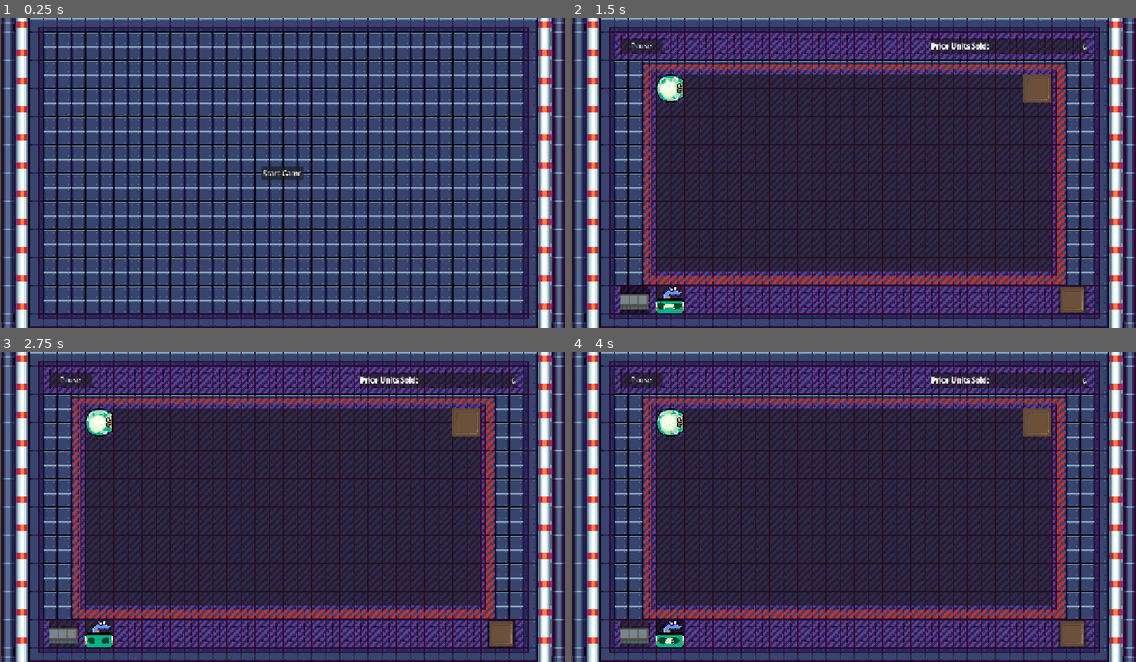
Above: before the commit, frames 1-4 (two rows, left to right).
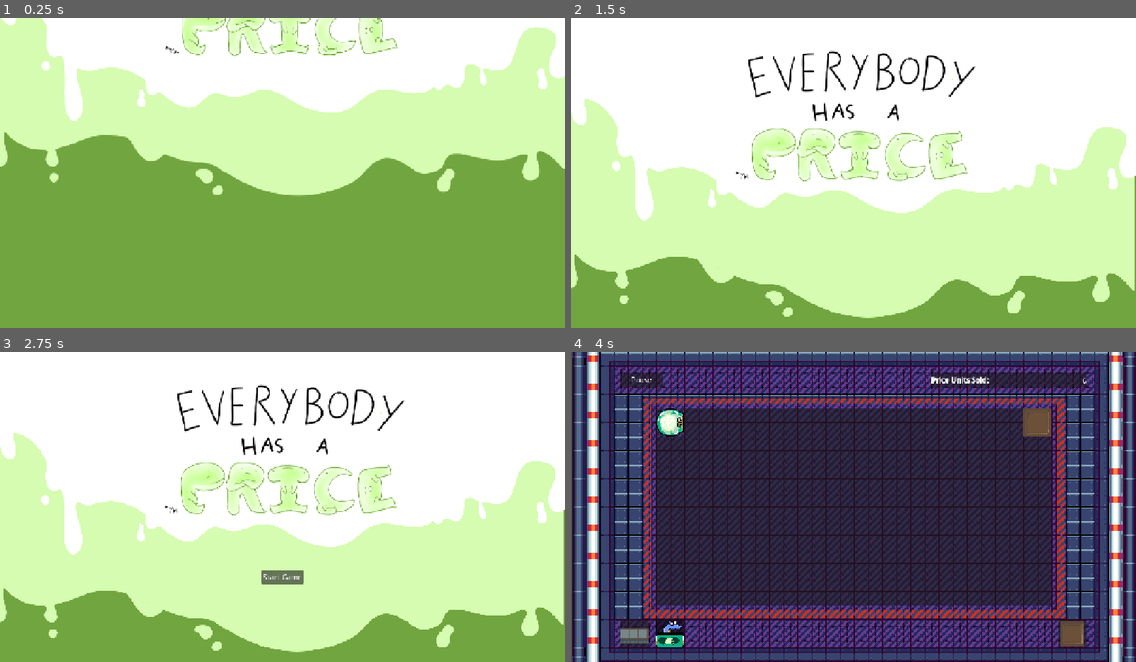
Above: after the commit, the same moments.

Repository: SemaLuna/everybodys-got-a-price
Game: Godot game, scene res://main.tscn
The game is run twice, just before and just after one commit, with the same random seed, the same clock (stepped at 60 frames per second) and the same inputs.
Inputs (mouse positions are in pixels of both pictures, inside the frame that each line leads up to):
- Up to frame 1 (0.25 s): no input
- Up to frame 2 (1.5 s): click (853, 173) at 0.5 s, where only the run before the commit has a clickable "Start Game"; click (633, 300) at 1.27 s
- Up to frame 3 (2.75 s): click (502, 634) at 2.02 s
- Up to frame 4 (4 s): click (853, 578) at 2.75 s, where only the run after the commit has a clickable "Start Game"; click (672, 634) at 3.5 s

The runs differ from the first frame. In frame 1, 100% of the frame differs, in the area x 0-100%, y 0-100%; in frame 2, 99%; in frame 3, 99%; in frame 4, nothing differs.

Commit message:
intro cutscene

Diff:
--- a/main.gd
+++ b/main.gd
@@ -25,9 +25,10 @@
 	is_game_paused = false
 	price_units_sold = 0
 	show_ui($MainMenu)
+
 	$PlanningPhase.hide()
 	var menu = $MainMenu
-	menu.custom_function()
+	menu.reset_main_menu()
 
 func start_game() -> void:
 	is_game_started = true
--- a/ui/main_menu.gd
+++ b/ui/main_menu.gd
@@ -1,17 +1,19 @@
 extends CanvasLayer
 
+@onready var animatedIntro = $AnimatedSprite2D
+@onready var startButton = $StartGame
+@onready var timer = $Timer
 signal start_game
-
-# Called when the node enters the scene tree for the first time.
-func _ready() -> void:
-	pass # Replace with function body.
-
-# Called every frame. 'delta' is the elapsed time since the previous frame.
-func _process(delta: float) -> void:
-	pass
-
-func custom_function() -> void:
-	pass
 
 func _on_start_game_pressed() -> void:
 	start_game.emit()
+
+func _on_timer_timeout() -> void:
+	startButton.visible = true
+	startButton.disabled = false
+
+func reset_main_menu():
+	startButton.visible = false
+	startButton.disabled = true
+	animatedIntro.play("default")
+	timer.start()
--- a/ui/main_menu.tscn
+++ b/ui/main_menu.tscn
@@ -1,6 +1,372 @@
 [gd_scene format=3 uid="uid://csd31gpptv3ct"]
 
 [ext_resource type="Script" uid="uid://c1pni7k8o6pt" path="res://ui/main_menu.gd" id="1_t7e0r"]
+[ext_resource type="Texture2D" uid="uid://m4cslk476ehv" path="res://assets/custom/screens/spritesheet.png" id="2_0dkrt"]
+
+[sub_resource type="AtlasTexture" id="AtlasTexture_wk0pr"]
+atlas = ExtResource("2_0dkrt")
+region = Rect2(0, 0, 1280, 720)
+
+[sub_resource type="AtlasTexture" id="AtlasTexture_rmr83"]
+atlas = ExtResource("2_0dkrt")
+region = Rect2(1280, 0, 1280, 720)
+
+[sub_resource type="AtlasTexture" id="AtlasTexture_8uxxo"]
+atlas = ExtResource("2_0dkrt")
+region = Rect2(2560, 0, 1280, 720)
+
+[sub_resource type="AtlasTexture" id="AtlasTexture_ei257"]
+atlas = ExtResource("2_0dkrt")
+region = Rect2(3840, 0, 1280, 720)
+
+[sub_resource type="AtlasTexture" id="AtlasTexture_p8ri8"]
+atlas = ExtResource("2_0dkrt")
+region = Rect2(5120, 0, 1280, 720)
+
+[sub_resource type="AtlasTexture" id="AtlasTexture_ubpvv"]
+atlas = ExtResource("2_0dkrt")
+region = Rect2(0, 720, 1280, 720)
+
+[sub_resource type="AtlasTexture" id="AtlasTexture_arv2f"]
+atlas = ExtResource("2_0dkrt")
+region = Rect2(1280, 720, 1280, 720)
+
+[sub_resource type="AtlasTexture" id="AtlasTexture_5klac"]
+atlas = ExtResource("2_0dkrt")
+region = Rect2(2560, 720, 1280, 720)
+
+[sub_resource type="AtlasTexture" id="AtlasTexture_lsdqh"]
+atlas = ExtResource("2_0dkrt")
+region = Rect2(3840, 720, 1280, 720)
+
+[sub_resource type="AtlasTexture" id="AtlasTexture_jiymt"]
+atlas = ExtResource("2_0dkrt")
+region = Rect2(5120, 720, 1280, 720)
+
+[sub_resource type="AtlasTexture" id="AtlasTexture_bgtsx"]
+atlas = ExtResource("2_0dkrt")
+region = Rect2(0, 1440, 1280, 720)
+
+[sub_resource type="AtlasTexture" id="AtlasTexture_kaxbk"]
+atlas = ExtResource("2_0dkrt")
+region = Rect2(1280, 1440, 1280, 720)
+
+[sub_resource type="AtlasTexture" id="AtlasTexture_0nobx"]
+atlas = ExtResource("2_0dkrt")
+region = Rect2(2560, 1440, 1280, 720)
+
+[sub_resource type="AtlasTexture" id="AtlasTexture_iyrh0"]
+atlas = ExtResource("2_0dkrt")
+region = Rect2(3840, 1440, 1280, 720)
+
+[sub_resource type="AtlasTexture" id="AtlasTexture_8jgmr"]
+atlas = ExtResource("2_0dkrt")
+region = Rect2(5120, 1440, 1280, 720)
+
+[sub_resource type="AtlasTexture" id="AtlasTexture_q75kt"]
+atlas = ExtResource("2_0dkrt")
+region = Rect2(0, 2160, 1280, 720)
+
+[sub_resource type="AtlasTexture" id="AtlasTexture_0i0gl"]
+atlas = ExtResource("2_0dkrt")
+region = Rect2(1280, 2160, 1280, 720)
+
+[sub_resource type="AtlasTexture" id="AtlasTexture_jqly5"]
+atlas = ExtResource("2_0dkrt")
+region = Rect2(2560, 2160, 1280, 720)
+
+[sub_resource type="AtlasTexture" id="AtlasTexture_pbm0j"]
+atlas = ExtResource("2_0dkrt")
+region = Rect2(3840, 2160, 1280, 720)
+
+[sub_resource type="AtlasTexture" id="AtlasTexture_sb7pk"]
+atlas = ExtResource("2_0dkrt")
+region = Rect2(5120, 2160, 1280, 720)
+
+[sub_resource type="AtlasTexture" id="AtlasTexture_s1050"]
+atlas = ExtResource("2_0dkrt")
+region = Rect2(0, 2880, 1280, 720)
+
+[sub_resource type="AtlasTexture" id="AtlasTexture_i5ydv"]
+atlas = ExtResource("2_0dkrt")
+region = Rect2(1280, 2880, 1280, 720)
+
+[sub_resource type="AtlasTexture" id="AtlasTexture_racxt"]
+atlas = ExtResource("2_0dkrt")
+region = Rect2(2560, 2880, 1280, 720)
+
+[sub_resource type="AtlasTexture" id="AtlasTexture_dooca"]
+atlas = ExtResource("2_0dkrt")
+region = Rect2(3840, 2880, 1280, 720)
+
+[sub_resource type="AtlasTexture" id="AtlasTexture_rqnt3"]
+atlas = ExtResource("2_0dkrt")
+region = Rect2(5120, 2880, 1280, 720)
+
+[sub_resource type="AtlasTexture" id="AtlasTexture_dbfs1"]
+atlas = ExtResource("2_0dkrt")
+region = Rect2(0, 3600, 1280, 720)
+
+[sub_resource type="AtlasTexture" id="AtlasTexture_mxs5a"]
+atlas = ExtResource("2_0dkrt")
+region = Rect2(1280, 3600, 1280, 720)
+
+[sub_resource type="AtlasTexture" id="AtlasTexture_0c1wp"]
+atlas = ExtResource("2_0dkrt")
+region = Rect2(2560, 3600, 1280, 720)
+
+[sub_resource type="AtlasTexture" id="AtlasTexture_l4cq4"]
+atlas = ExtResource("2_0dkrt")
+region = Rect2(3840, 3600, 1280, 720)
+
+[sub_resource type="AtlasTexture" id="AtlasTexture_n8kak"]
+atlas = ExtResource("2_0dkrt")
+region = Rect2(5120, 3600, 1280, 720)
+
+[sub_resource type="AtlasTexture" id="AtlasTexture_nohsj"]
+atlas = ExtResource("2_0dkrt")
+region = Rect2(0, 4320, 1280, 720)
+
+[sub_resource type="AtlasTexture" id="AtlasTexture_7mcg4"]
+atlas = ExtResource("2_0dkrt")
+region = Rect2(1280, 4320, 1280, 720)
+
+[sub_resource type="AtlasTexture" id="AtlasTexture_10sdn"]
+atlas = ExtResource("2_0dkrt")
+region = Rect2(2560, 4320, 1280, 720)
+
+[sub_resource type="AtlasTexture" id="AtlasTexture_yaf6j"]
+atlas = ExtResource("2_0dkrt")
+region = Rect2(3840, 4320, 1280, 720)
+
+[sub_resource type="AtlasTexture" id="AtlasTexture_wj15g"]
+atlas = ExtResource("2_0dkrt")
+region = Rect2(5120, 4320, 1280, 720)
+
+[sub_resource type="AtlasTexture" id="AtlasTexture_e8e8i"]
+atlas = ExtResource("2_0dkrt")
+region = Rect2(0, 5040, 1280, 720)
+
+[sub_resource type="AtlasTexture" id="AtlasTexture_cqdjn"]
+atlas = ExtResource("2_0dkrt")
+region = Rect2(1280, 5040, 1280, 720)
+
+[sub_resource type="AtlasTexture" id="AtlasTexture_xn8ny"]
+atlas = ExtResource("2_0dkrt")
+region = Rect2(2560, 5040, 1280, 720)
+
+[sub_resource type="AtlasTexture" id="AtlasTexture_7uao1"]
+atlas = ExtResource("2_0dkrt")
+region = Rect2(3840, 5040, 1280, 720)
+
+[sub_resource type="AtlasTexture" id="AtlasTexture_wnksh"]
+atlas = ExtResource("2_0dkrt")
+region = Rect2(5120, 5040, 1280, 720)
+
+[sub_resource type="AtlasTexture" id="AtlasTexture_aklg3"]
+atlas = ExtResource("2_0dkrt")
+region = Rect2(0, 5760, 1280, 720)
+
+[sub_resource type="AtlasTexture" id="AtlasTexture_mvkdo"]
+atlas = ExtResource("2_0dkrt")
+region = Rect2(1280, 5760, 1280, 720)
+
+[sub_resource type="AtlasTexture" id="AtlasTexture_8qegi"]
+atlas = ExtResource("2_0dkrt")
+region = Rect2(2560, 5760, 1280, 720)
+
+[sub_resource type="AtlasTexture" id="AtlasTexture_fv4oi"]
+atlas = ExtResource("2_0dkrt")
+region = Rect2(3840, 5760, 1280, 720)
+
+[sub_resource type="AtlasTexture" id="AtlasTexture_ekvbc"]
+atlas = ExtResource("2_0dkrt")
+region = Rect2(5120, 5760, 1280, 720)
+
+[sub_resource type="AtlasTexture" id="AtlasTexture_r51iq"]
+atlas = ExtResource("2_0dkrt")
+region = Rect2(0, 6480, 1280, 720)
+
+[sub_resource type="AtlasTexture" id="AtlasTexture_mrpjb"]
+atlas = ExtResource("2_0dkrt")
+region = Rect2(1280, 6480, 1280, 720)
+
+[sub_resource type="AtlasTexture" id="AtlasTexture_b0j0c"]
+atlas = ExtResource("2_0dkrt")
+region = Rect2(2560, 6480, 1280, 720)
+
+[sub_resource type="AtlasTexture" id="AtlasTexture_02cp7"]
+atlas = ExtResource("2_0dkrt")
+region = Rect2(3840, 6480, 1280, 720)
+
+[sub_resource type="AtlasTexture" id="AtlasTexture_1o4u6"]
+atlas = ExtResource("2_0dkrt")
+region = Rect2(5120, 6480, 1280, 720)
+
+[sub_resource type="AtlasTexture" id="AtlasTexture_loryx"]
+atlas = ExtResource("2_0dkrt")
+region = Rect2(0, 7200, 1280, 720)
+
+[sub_resource type="SpriteFrames" id="SpriteFrames_o1sgd"]
+animations = [{
+"frames": [{
+"duration": 1.0,
+"texture": SubResource("AtlasTexture_wk0pr")
+}, {
+"duration": 1.0,
+"texture": SubResource("AtlasTexture_rmr83")
+}, {
+"duration": 1.0,
+"texture": SubResource("AtlasTexture_8uxxo")
+}, {
+"duration": 1.0,
+"texture": SubResource("AtlasTexture_ei257")
+}, {
+"duration": 1.0,
+"texture": SubResource("AtlasTexture_p8ri8")
+}, {
+"duration": 1.0,
+"texture": SubResource("AtlasTexture_ubpvv")
+}, {
+"duration": 1.0,
+"texture": SubResource("AtlasTexture_arv2f")
+}, {
+"duration": 1.0,
+"texture": SubResource("AtlasTexture_5klac")
+}, {
+"duration": 1.0,
+"texture": SubResource("AtlasTexture_lsdqh")
+}, {
+"duration": 1.0,
+"texture": SubResource("AtlasTexture_jiymt")
+}, {
+"duration": 1.0,
+"texture": SubResource("AtlasTexture_bgtsx")
+}, {
+"duration": 1.0,
+"texture": SubResource("AtlasTexture_kaxbk")
+}, {
+"duration": 1.0,
+"texture": SubResource("AtlasTexture_0nobx")
+}, {
+"duration": 1.0,
+"texture": SubResource("AtlasTexture_iyrh0")
+}, {
+"duration": 1.0,
+"texture": SubResource("AtlasTexture_8jgmr")
+}, {
+"duration": 1.0,
+"texture": SubResource("AtlasTexture_q75kt")
+}, {
+"duration": 1.0,
+"texture": SubResource("AtlasTexture_0i0gl")
+}, {
+"duration": 1.0,
+"texture": SubResource("AtlasTexture_jqly5")
+}, {
+"duration": 1.0,
+"texture": SubResource("AtlasTexture_pbm0j")
+}, {
+"duration": 1.0,
+"texture": SubResource("AtlasTexture_sb7pk")
+}, {
+"duration": 1.0,
+"texture": SubResource("AtlasTexture_s1050")
+}, {
+"duration": 1.0,
+"texture": SubResource("AtlasTexture_i5ydv")
+}, {
+"duration": 1.0,
+"texture": SubResource("AtlasTexture_racxt")
+}, {
+"duration": 1.0,
+"texture": SubResource("AtlasTexture_dooca")
+}, {
+"duration": 1.0,
+"texture": SubResource("AtlasTexture_rqnt3")
+}, {
+"duration": 1.0,
+"texture": SubResource("AtlasTexture_dbfs1")
+}, {
+"duration": 1.0,
+"texture": SubResource("AtlasTexture_mxs5a")
+}, {
+"duration": 1.0,
+"texture": SubResource("AtlasTexture_0c1wp")
+}, {
+"duration": 1.0,
+"texture": SubResource("AtlasTexture_l4cq4")
+}, {
+"duration": 1.0,
+"texture": SubResource("AtlasTexture_n8kak")
+}, {
+"duration": 1.0,
+"texture": SubResource("AtlasTexture_nohsj")
+}, {
+"duration": 1.0,
+"texture": SubResource("AtlasTexture_7mcg4")
+}, {
+"duration": 1.0,
+"texture": SubResource("AtlasTexture_10sdn")
+}, {
+"duration": 1.0,
+"texture": SubResource("AtlasTexture_yaf6j")
+}, {
+"duration": 1.0,
+"texture": SubResource("AtlasTexture_wj15g")
+}, {
+"duration": 1.0,
+"texture": SubResource("AtlasTexture_e8e8i")
+}, {
+"duration": 1.0,
+"texture": SubResource("AtlasTexture_cqdjn")
+}, {
+"duration": 1.0,
+"texture": SubResource("AtlasTexture_xn8ny")
+}, {
+"duration": 1.0,
+"texture": SubResource("AtlasTexture_7uao1")
+}, {
+"duration": 1.0,
+"texture": SubResource("AtlasTexture_wnksh")
+}, {
+"duration": 1.0,
+"texture": SubResource("AtlasTexture_aklg3")
+}, {
+"duration": 1.0,
+"texture": SubResource("AtlasTexture_mvkdo")
+}, {
+"duration": 1.0,
+"texture": SubResource("AtlasTexture_8qegi")
+}, {
+"duration": 1.0,
+"texture": SubResource("AtlasTexture_fv4oi")
+}, {
+"duration": 1.0,
+"texture": SubResource("AtlasTexture_ekvbc")
+}, {
+"duration": 1.0,
+"texture": SubResource("AtlasTexture_r51iq")
+}, {
+"duration": 1.0,
+"texture": SubResource("AtlasTexture_mrpjb")
+}, {
+"duration": 1.0,
+"texture": SubResource("AtlasTexture_b0j0c")
+}, {
+"duration": 1.0,
+"texture": SubResource("AtlasTexture_02cp7")
+}, {
+"duration": 1.0,
+"texture": SubResource("AtlasTexture_1o4u6")
+}, {
+"duration": 1.0,
+"texture": SubResource("AtlasTexture_loryx")
+}],
+"loop": 0,
+"name": &"default",
+"speed": 24.0
+}]
 
 [sub_resource type="InputEventKey" id="InputEventKey_t7e0r"]
 device = -1
@@ -12,22 +378,35 @@
 [node name="Main Menu" type="CanvasLayer" unique_id=494341896]
 script = ExtResource("1_t7e0r")
 
-[node name="Start Game" type="Button" parent="." unique_id=991340138]
-anchors_preset = 8
+[node name="AnimatedSprite2D" type="AnimatedSprite2D" parent="." unique_id=634067608]
+position = Vector2(640, 360)
+sprite_frames = SubResource("SpriteFrames_o1sgd")
+autoplay = "default"
+
+[node name="StartGame" type="Button" parent="." unique_id=991340138]
+visible = false
+anchors_preset = -1
 anchor_left = 0.5
-anchor_top = 0.5
+anchor_top = 0.72700006
 anchor_right = 0.5
-anchor_bottom = 0.5
+anchor_bottom = 0.72700006
 offset_left = -48.0
-offset_top = -15.0
+offset_top = -15.808044
 offset_right = 48.0
-offset_bottom = 16.0
+offset_bottom = 15.191956
 grow_horizontal = 2
 grow_vertical = 2
 size_flags_horizontal = 0
 size_flags_vertical = 0
+disabled = true
 shortcut = SubResource("Shortcut_eeh60")
 text = "Start Game
 "
 
-[connection signal="pressed" from="Start Game" to="." method="_on_start_game_pressed"]
+[node name="Timer" type="Timer" parent="." unique_id=1388591241]
+wait_time = 2.0
+one_shot = true
+autostart = true
+
+[connection signal="pressed" from="StartGame" to="." method="_on_start_game_pressed"]
+[connection signal="timeout" from="Timer" to="." method="_on_timer_timeout"]
Binary file added: assets/custom/screens/spritesheet.png
Not shown, added: assets/custom/screens/spritesheet.png.import
